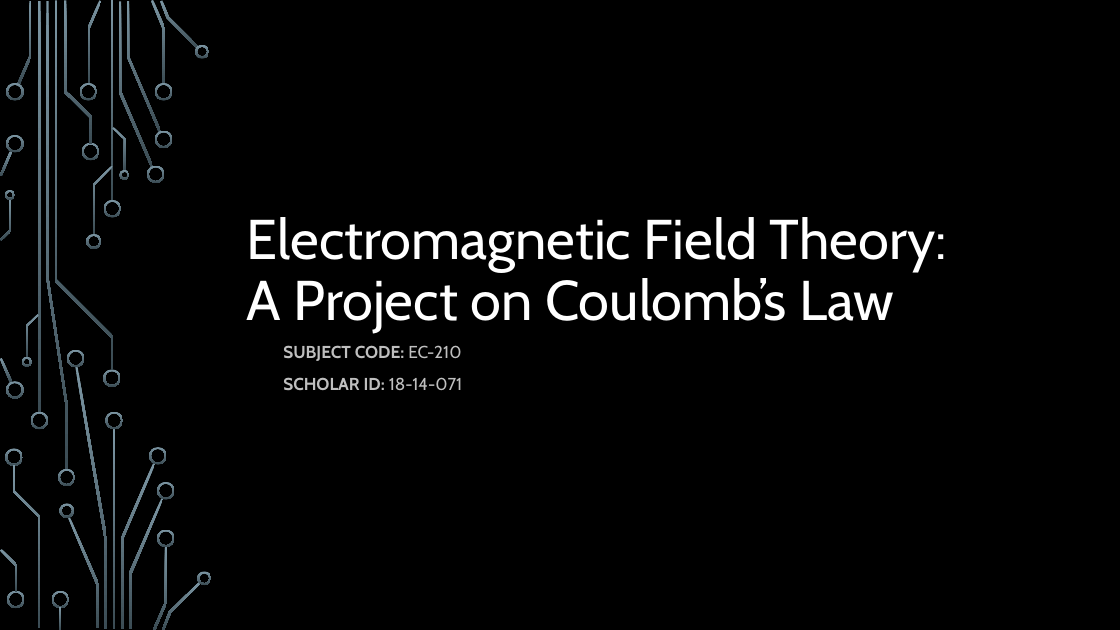
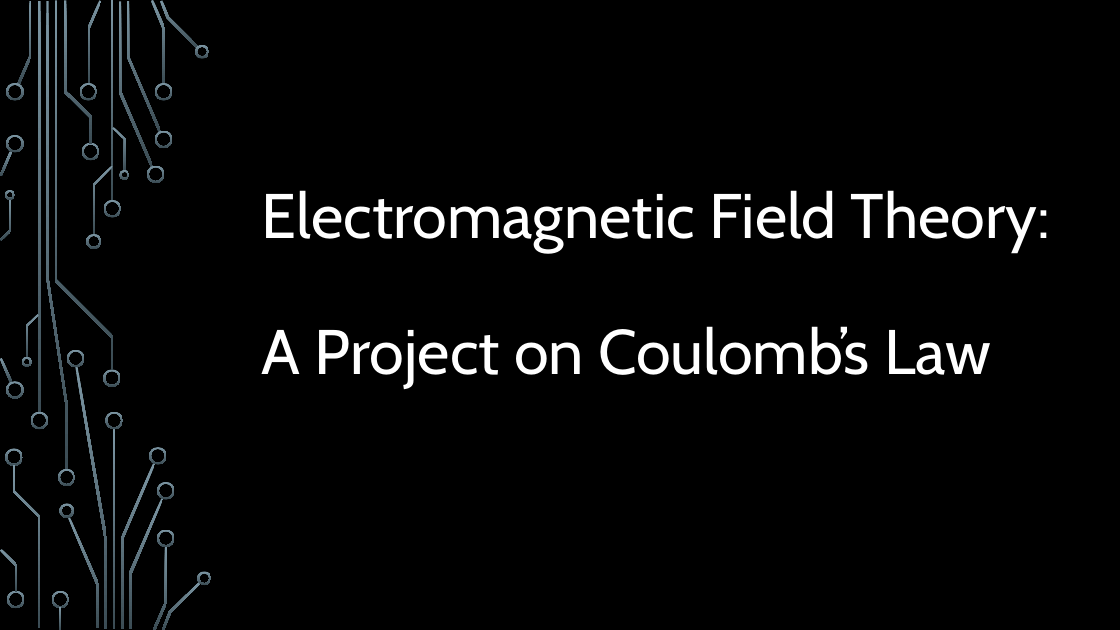
Before and after one commit to Dhi13man/3Dimensional-Electrostatics-Simulation, a slide deck: slide 1 of CoulombsLaw.pptx. Drawn at 1120x630 pixels with LibreOffice and Linux fonts; fonts in the diff are those of the drawing; background and template pictures are left out. Boxes give left, top, right and bottom in pixels: in the first picture for what was removed or moved away, otherwise in the second. Text is boxed around its words. In the diff, an @@ line names an element or a change of style, - is before the commit and + after.

```diff
--- a/CoulombsLaw.pptx
+++ b/CoulombsLaw.pptx
@@ title "Electromagnetic Field Theory: A Project ..." moved from (x1=246, y1=217, x2=947, y2=332) to (x1=262, y1=190, x2=1050, y2=389) @@
@@ title "Electromagnetic Field Theory: A Project ..." at (x1=262, y1=190, x2=1050, y2=389): size 48 to 54 pt @@
@@ subtitle removed at (x1=283, y1=345, x2=463, y2=390) @@
-SUBJECT CODE: EC-210
-SCHOLAR ID: 18-14-071
```
Also in this commit, not shown: 1 other slide changed.
